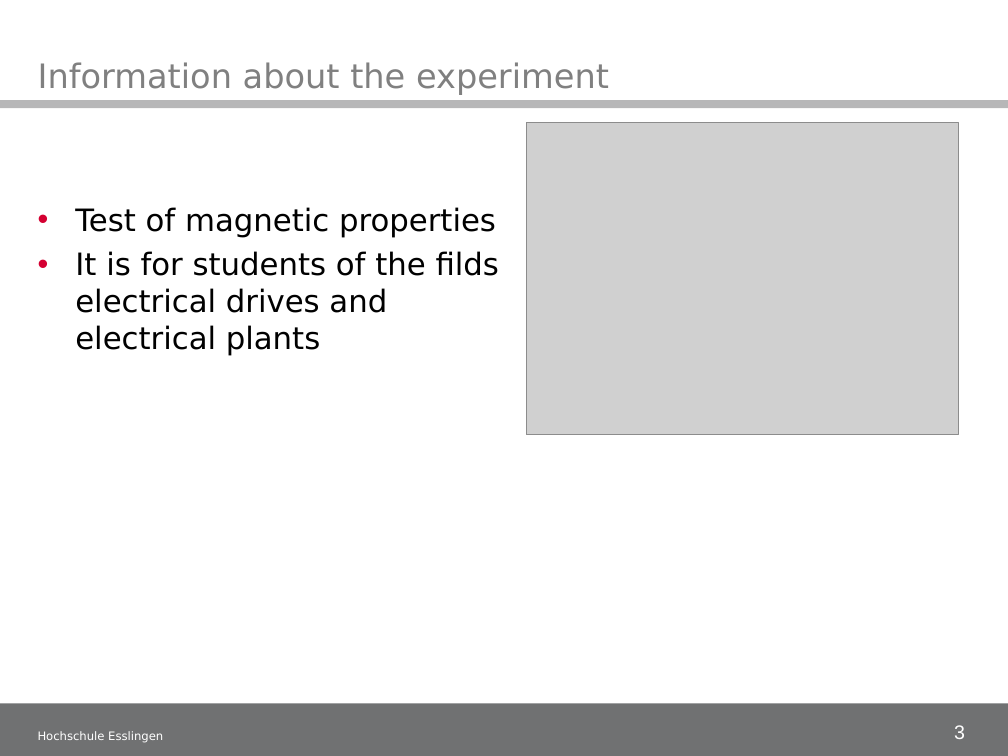
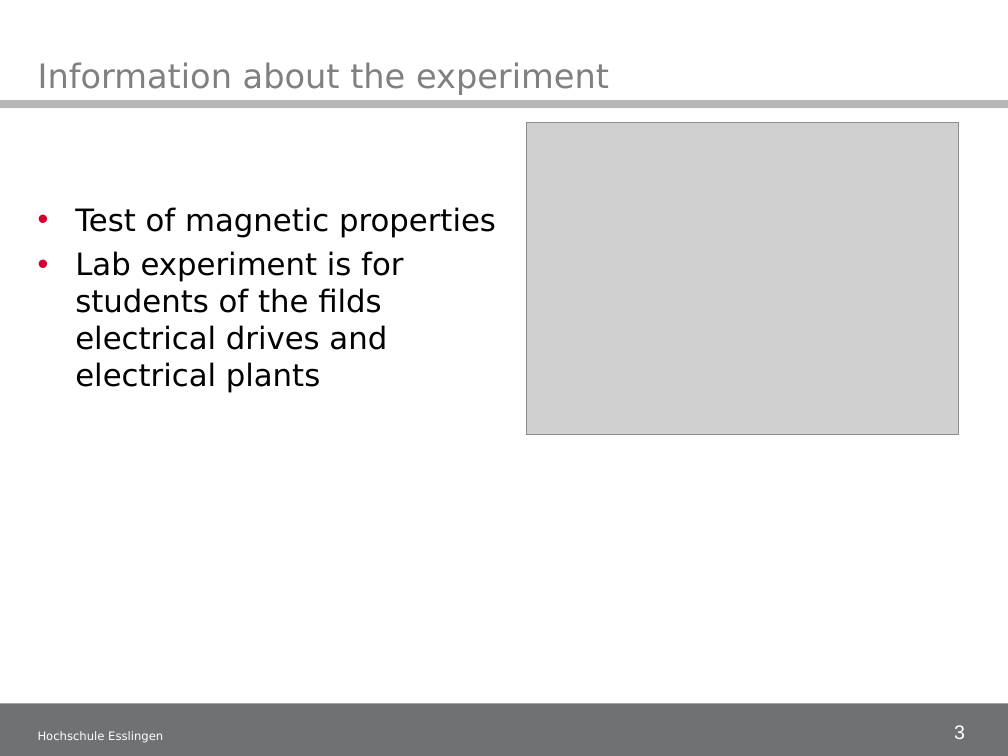
Before and after one commit to illogicdev/magneto, a slide deck: slide 3 of doku/50_Midtermpresentation/Midterm presentation_1.ppt. Drawn at 1008x756 pixels with LibreOffice and Linux fonts; fonts in the diff are those of the drawing; grey boxes stand for pictures; background and template pictures are left out. Boxes give left, top, right and bottom in pixels: in the first picture for what was removed or moved away, otherwise in the second. Text is boxed around its words. In the diff, an @@ line names an element or a change of style, - is before the commit and + after.

```diff
--- a/doku/50_Midtermpresentation/Midterm presentation_1.ppt
+++ b/doku/50_Midtermpresentation/Midterm presentation_1.ppt
@@ text at [75, 251, 403, 393]: text changed @@
-• It is for students of the filds electrical drives and electrical plants
+• Lab experiment is for students of the filds electrical drives and electrical plants
```
Also in this commit, not shown: 1 other slide changed.
